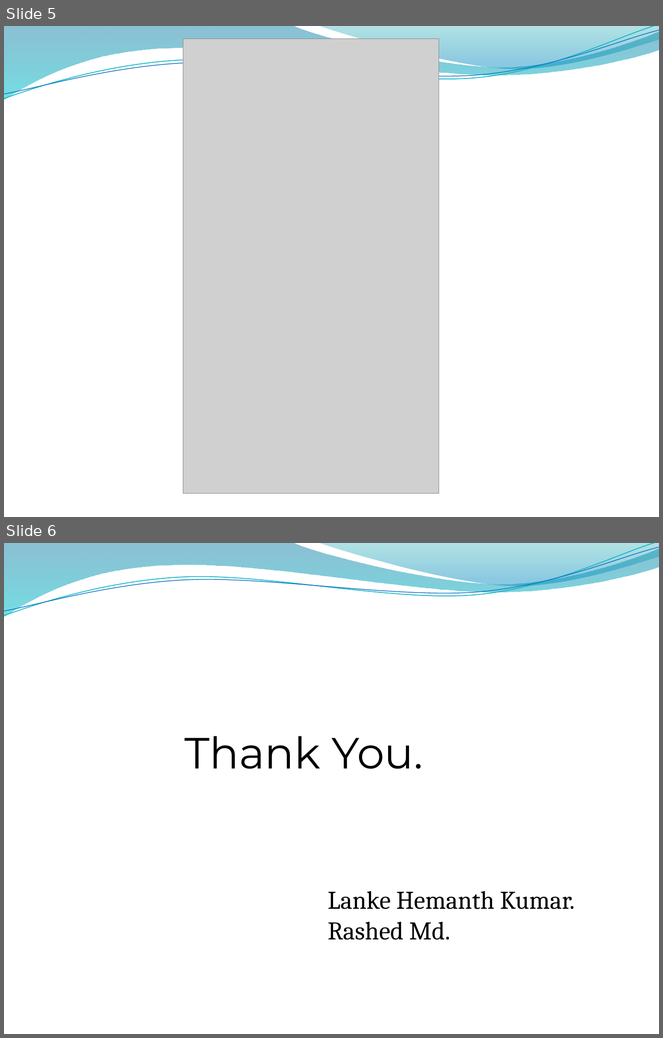
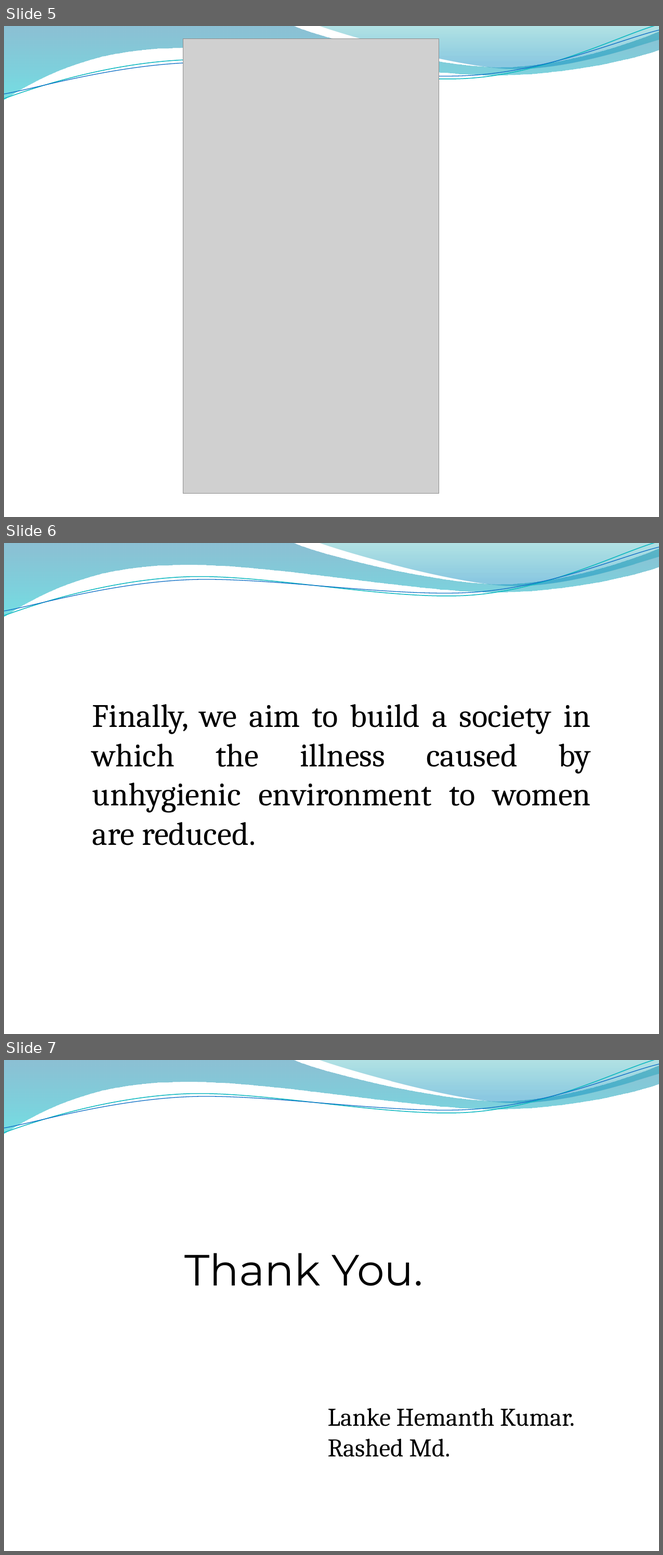
Before and after one commit to lankehk/anamaya, a slide deck: ANAMAYA.pptx. Shown one above the other, each under a label of ours: slides 5 and 6 before the commit, slides 5, 6 and 7 after it. The pictures are 663x1038 and 663x1555 pixels, drawn with LibreOffice and Linux fonts; fonts in the diff are those of the drawing; grey boxes stand for pictures; background and template pictures are left out. Boxes give left, top, right and bottom in pixels: in the first picture for what was removed or moved away, otherwise in the second. Text is boxed around its words. In the diff, an @@ line names an element or a change of style, - is before the commit and + after.

Commit message:
add conclusion

```diff
--- a/ANAMAYA.pptx
+++ b/ANAMAYA.pptx
@@ slide 6 added at box(4, 543, 659, 1034), background picture (left out); not listed: 4 template elements that a slide beside it also shows @@
@@ text added at box(92, 704, 591, 846), 36 pt, text #000000 @@
+Finally, we aim to build a society in which the illness caused by unhygienic environment to women are reduced.
@@ what was slide 6 is now slide 7 @@
```
